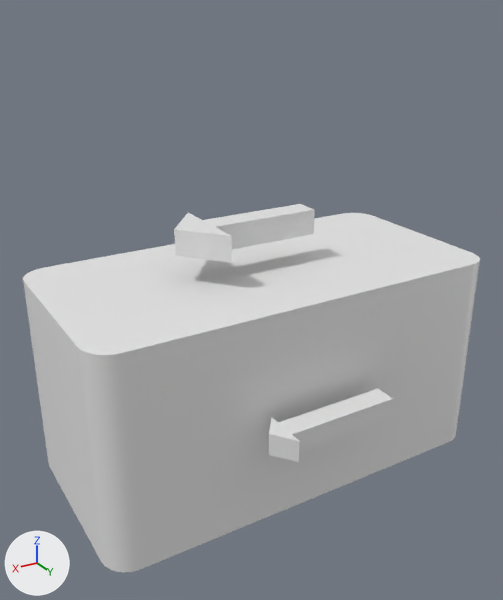
The glTF model Assets/part.glb as it was, and as the next commit left it.
The view is the same before and after, from a 50 mm lens placed at (4.85, 7.86, 4.94), pointed at (0.33, 0.32, 1.17). The axes (+X, +Y, +Z) are drawn at lower left. The lights are the same throughout. Vertices at the same position are counted once.

Objects in the first picture: 'bloc', 'engraving'.
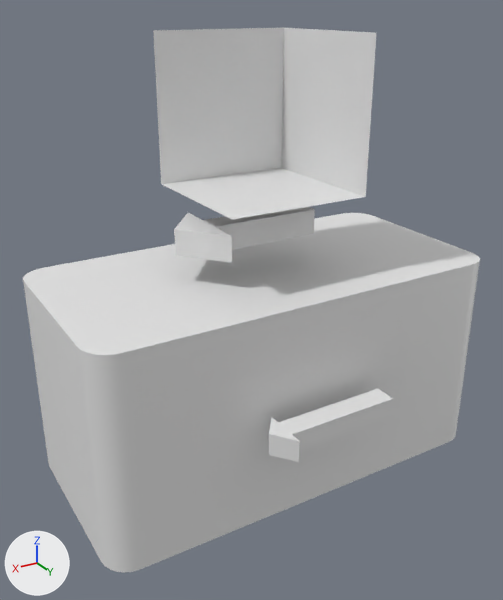
Scene script edits in JSON lines:
```json
{"block": "me_bloc", "where": "me_bloc.from_pydata(...)  # 70 vertices, 132 faces; spans x -3.0..3.0, y -1.5..1.5, z -1.5..2.25"}
{"block": "me_bloc", "where": "# used by ob_bloc; location = (0.0, 0.0, 0.0)"}
{"block": "me_bloc", "where": "# verts and faces of me_bloc; kept vertices keep their numbers, new ones are numbered from 70"}
{"block": "me_bloc", "change": "me_bloc part 1"}
{"op": "add", "block": "me_bloc", "code": "verts[70] = (1.0, -1.0, 2.59)  # pixel (161, 184)"}
{"op": "add", "block": "me_bloc", "code": "verts[71] = (-1.0, -1.0, 2.59)  # pixel (281, 167)"}
{"op": "add", "block": "me_bloc", "code": "verts[72] = (-1.0, 1.0, 2.59)  # pixel (365, 196)"}
{"op": "add", "block": "me_bloc", "code": "verts[73] = (-1.0, -1.0, 2.59)  # pixel (281, 167)"}
{"op": "add", "block": "me_bloc", "code": "for new, old in zip([*range(74, 78)], [*range(70, 74)]): verts[new] = verts[old] + (0.0, 0.0, 2.0)"}
{"op": "add", "block": "me_bloc", "code": "verts[78] = (1.0, 1.0, 2.59)  # pixel (232, 219)"}
{"op": "add", "block": "me_bloc", "code": "verts[79] = (-1.0, 1.0, 2.59)  # pixel (365, 196)"}
{"op": "add", "block": "me_bloc", "code": "faces += [(70, 71, 79), (70, 79, 78), (71, 75, 76), (71, 76, 72), (70, 74, 77), (70, 77, 73)]"}
```

Pixel boxes (x1, y1, x2, y2) of what changed, in the pictures (503 x 600 px):
```json
{"object": "bloc", "change": "reshaped", "before": [23, 204, 480, 573], "after": [23, 28, 480, 573], "on screen": "48% taller"}
{"part": 1, "of": "me_bloc", "change": "added", "after": [153, 28, 376, 220]}
```
